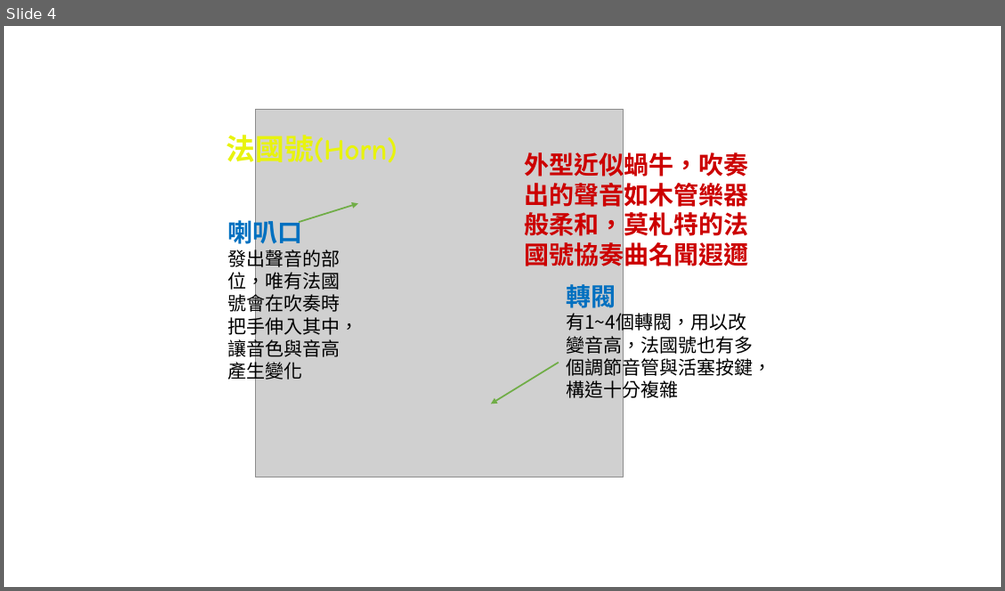
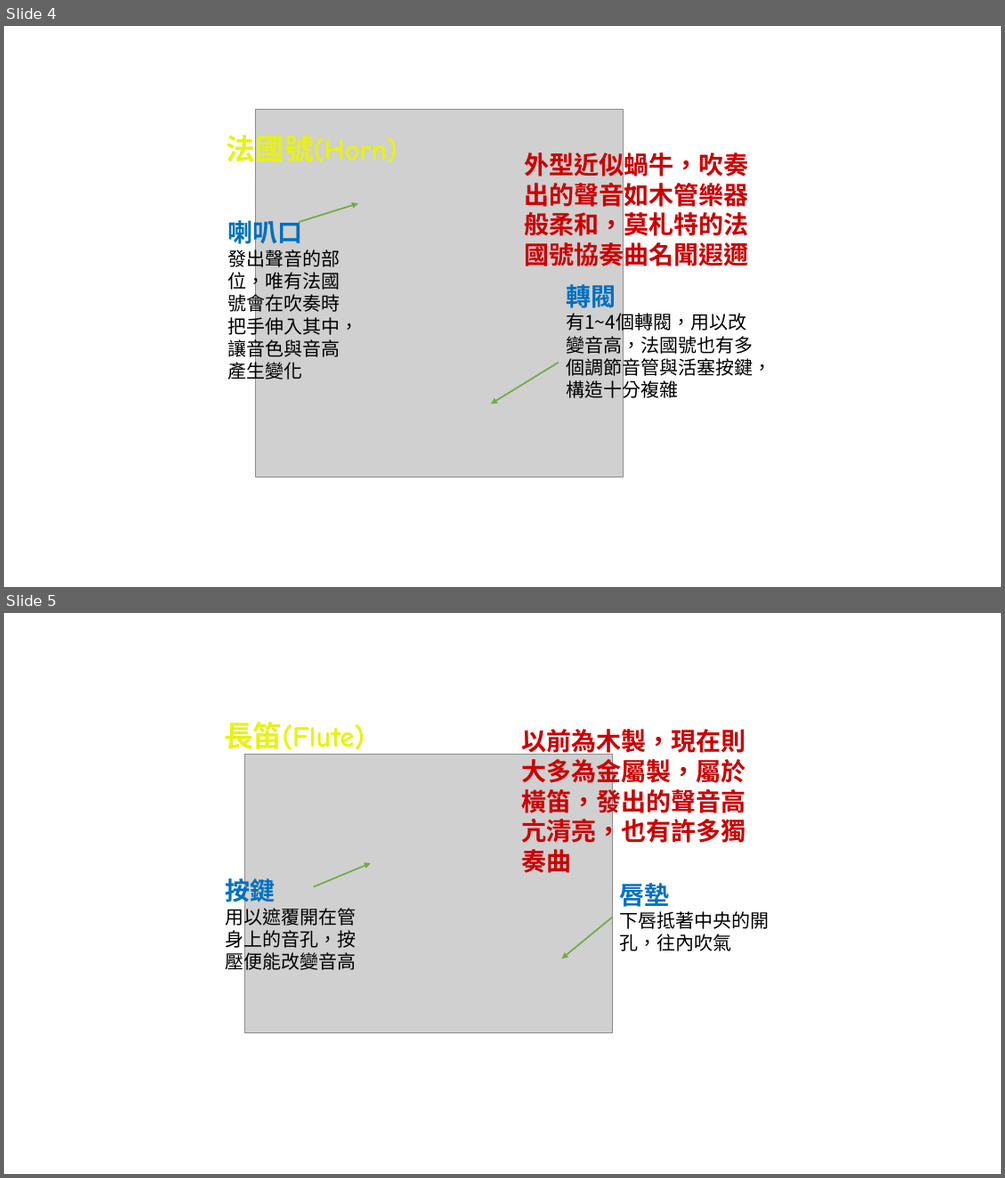
Before and after one commit to WaTness/musicWeb, a slide deck: Images/素材編輯.pptx. Shown one above the other, each under a label of ours: slide 4 before the commit, slides 4 and 5 after it. The pictures are 1005x591 and 1005x1178 pixels, drawn with LibreOffice and Linux fonts; fonts in the diff are those of the drawing; grey boxes stand for pictures. Boxes give left, top, right and bottom in pixels: in the first picture for what was removed or moved away, otherwise in the second. Text is boxed around its words. In the diff, an @@ line names an element or a change of style, - is before the commit and + after.

```diff
--- a/Images/素材編輯.pptx
+++ b/Images/素材編輯.pptx
@@ slide 5 added at bbox=[4, 613, 1001, 1174], background #FFFFFF @@
@@ group added at bbox=[224, 722, 769, 1033]: 4 texts, 2 arrows, 1 picture @@
+長笛(Flute)
+按鍵
+用以遮覆開在管身上的音孔，按壓便能改變音高
+唇墊
+下唇抵著中央的開孔，往內吹氣
+以前為木製，現在則大多為金屬製，屬於橫笛，發出的聲音高亢清亮，也有許多獨奏曲
```
Also in this commit, not shown: 1 other slide added, 11 other files.
